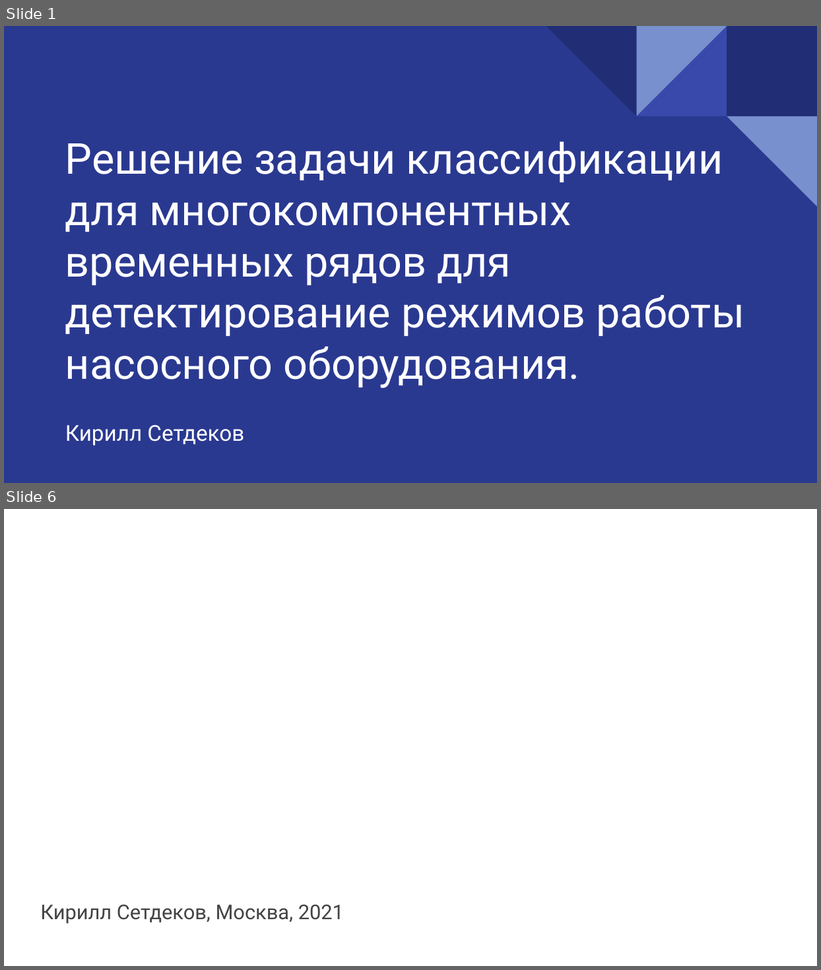
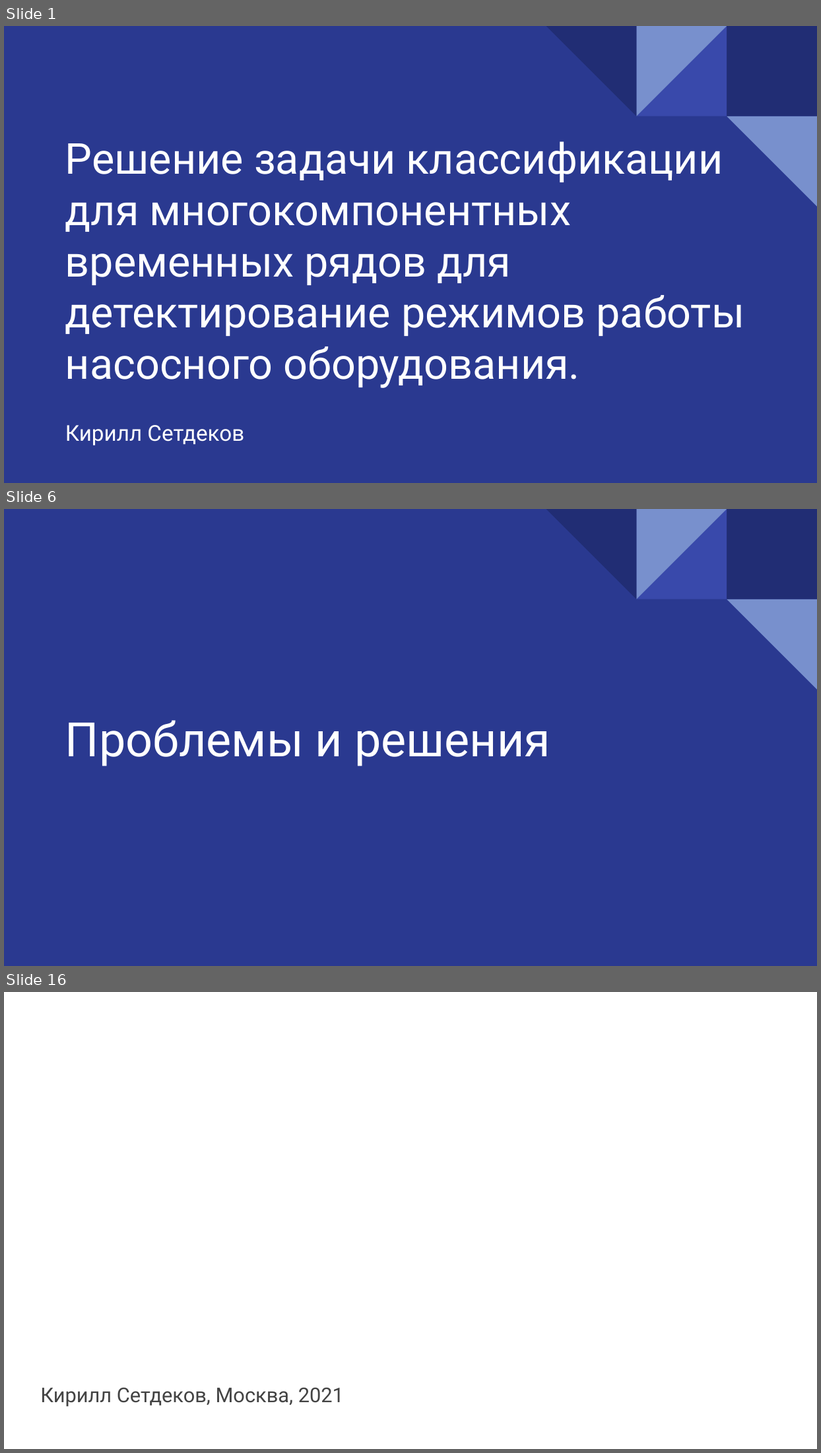
Before and after one commit to ksetdekov/ts_transformers, a slide deck: text/Предзащита.pptx. Shown one above the other, each under a label of ours: slides 1 and 6 before the commit, slides 1, 6 and 16 after it; the slides between them are not shown. The pictures are 821x970 and 821x1453 pixels, drawn with LibreOffice and Linux fonts; fonts in the diff are those of the drawing. Boxes give left, top, right and bottom in pixels: in the first picture for what was removed or moved away, otherwise in the second. Text is boxed around its words. In the diff, an @@ line names an element or a change of style, - is before the commit and + after.

```diff
--- a/text/Предзащита.pptx
+++ b/text/Предзащита.pptx
@@ slide 6 added at (4,509,817,966), background #2A3990; not listed: 5 template elements that a slide beside it also shows @@
@@ title added at (65,720,550,766), 42 pt, text #FFFFFF @@
+Проблемы и решения
@@ what was slide 6 is now slide 16 @@
```
Also in this commit, not shown: 1 slide changed, 12 other slides added, 3 slides removed, 14 other files.
